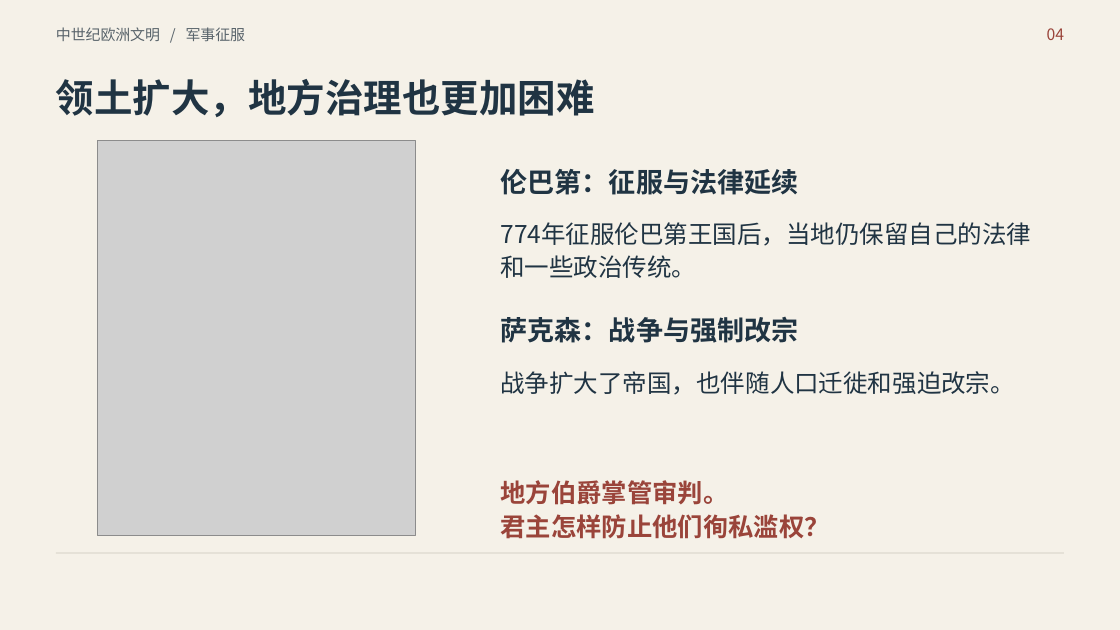
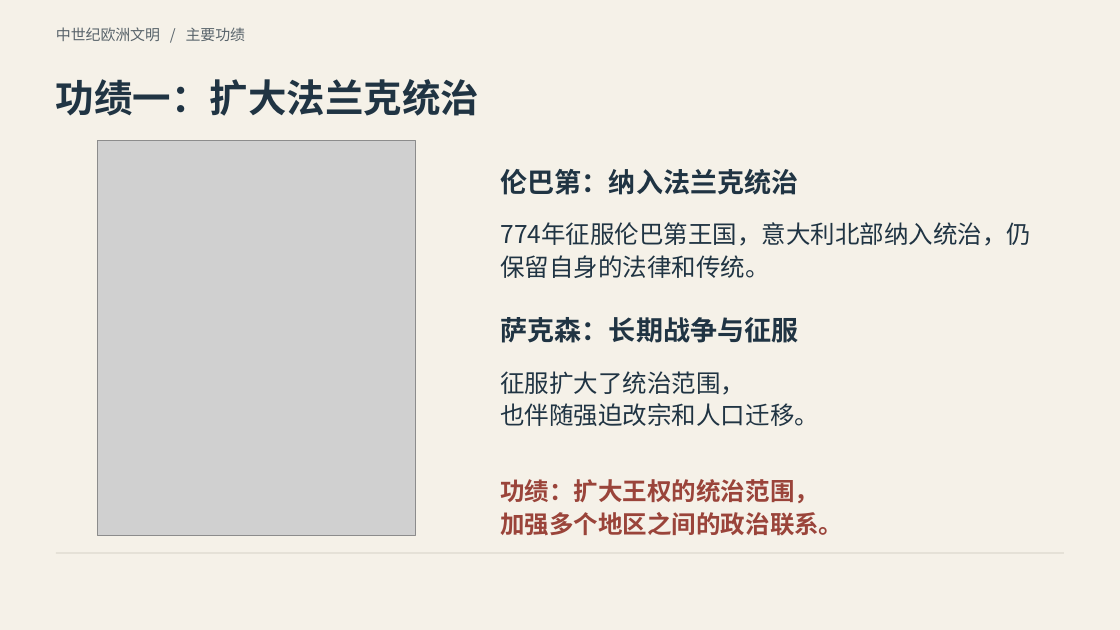
Before and after one commit to mimiqi/FDU-GECC10068-MedievalEuropeanCivilization, a slide deck: slide 3 of 讨论课/交付文件/查理曼_ppt.pptx (slide 4 before the commit). Drawn at 1120x630 pixels with LibreOffice and Linux fonts; fonts in the diff are those of the drawing; grey boxes stand for pictures. Boxes give left, top, right and bottom in pixels: in the first picture for what was removed or moved away, otherwise in the second. Text is boxed around its words. In the diff, an @@ line names an element or a change of style, - is before the commit and + after.

Commit message:
docs: 明确查理曼君主性质并补充与罗马皇帝的四维比较

```diff
--- a/讨论课/交付文件/查理曼_ppt.pptx
+++ b/讨论课/交付文件/查理曼_ppt.pptx
@@ text at <box>56,27,245,41</box>: text changed @@
-中世纪欧洲文明 / 军事征服
+中世纪欧洲文明 / 主要功绩
@@ text removed at <box>1047,28,1064,40</box> @@
-04
@@ text at <box>56,79,479,116</box>: text changed @@
-领土扩大，地方治理也更加困难
+功绩一：扩大法兰克统治
@@ text at <box>500,169,798,195</box>: text changed @@
-伦巴第：征服与法律延续
+伦巴第：纳入法兰克统治
@@ text at <box>500,222,1031,278</box>: text changed @@
-774年征服伦巴第王国后，当地仍保留自己的法律和一些政治传统。
+774年征服伦巴第王国，意大利北部纳入统治，仍保留自身的法律和传统。
@@ text at <box>500,317,798,343</box>: text changed @@
-萨克森：战争与强制改宗
+萨克森：长期战争与征服
@@ text at <box>500,371,819,426</box>: text changed @@
-战争扩大了帝国，也伴随人口迁徙和强迫改宗。
+征服扩大了统治范围，
+也伴随强迫改宗和人口迁移。
@@ text at <box>500,479,843,535</box>: text changed; size 21.8 to 21 pt @@
-地方伯爵掌管审判。
-君主怎样防止他们徇私滥权？
+功绩：扩大王权的统治范围，
+加强多个地区之间的政治联系。
```
Also in this commit, not shown: 7 other slides changed, 3 slides added, 3 slides removed, 1 other file.
